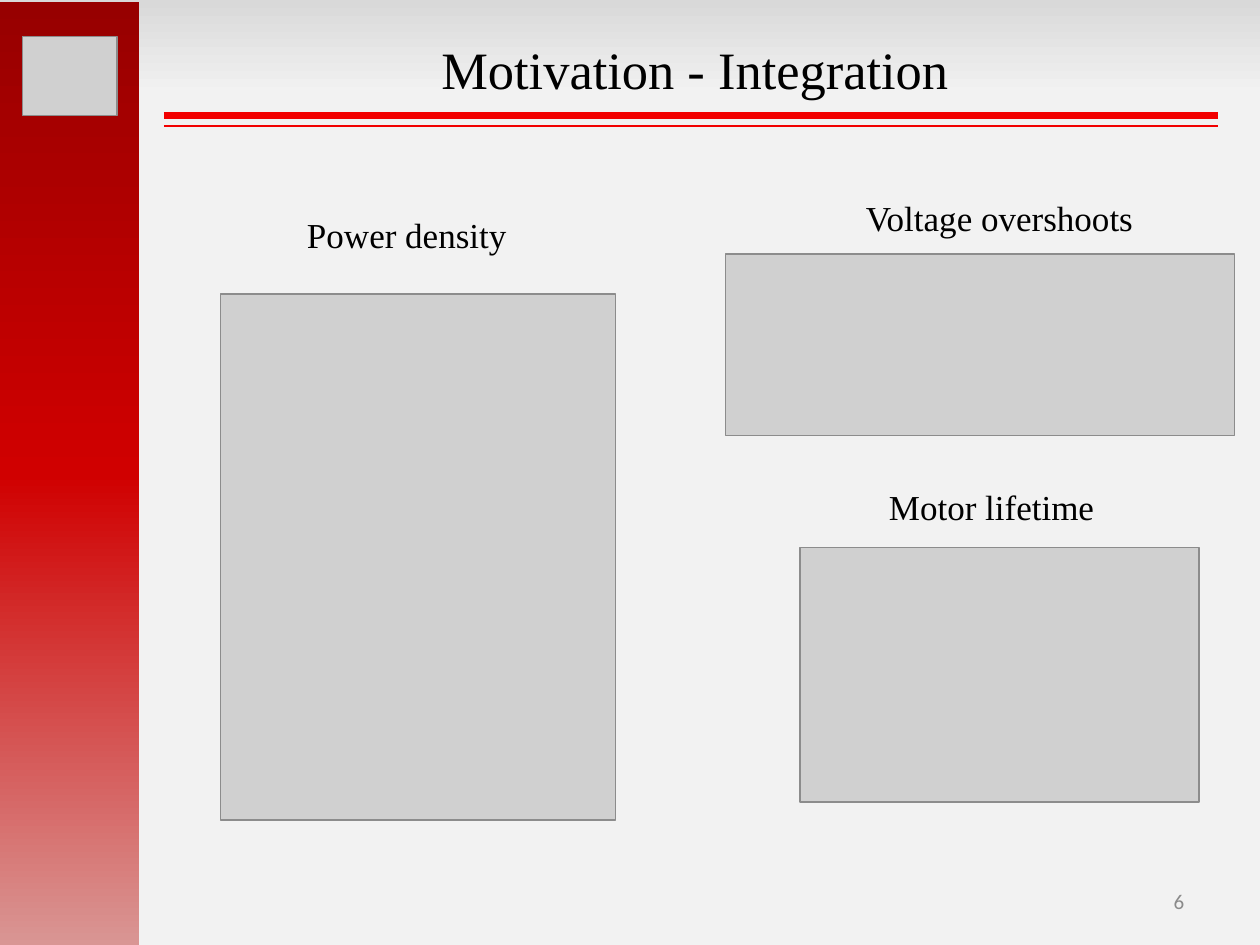
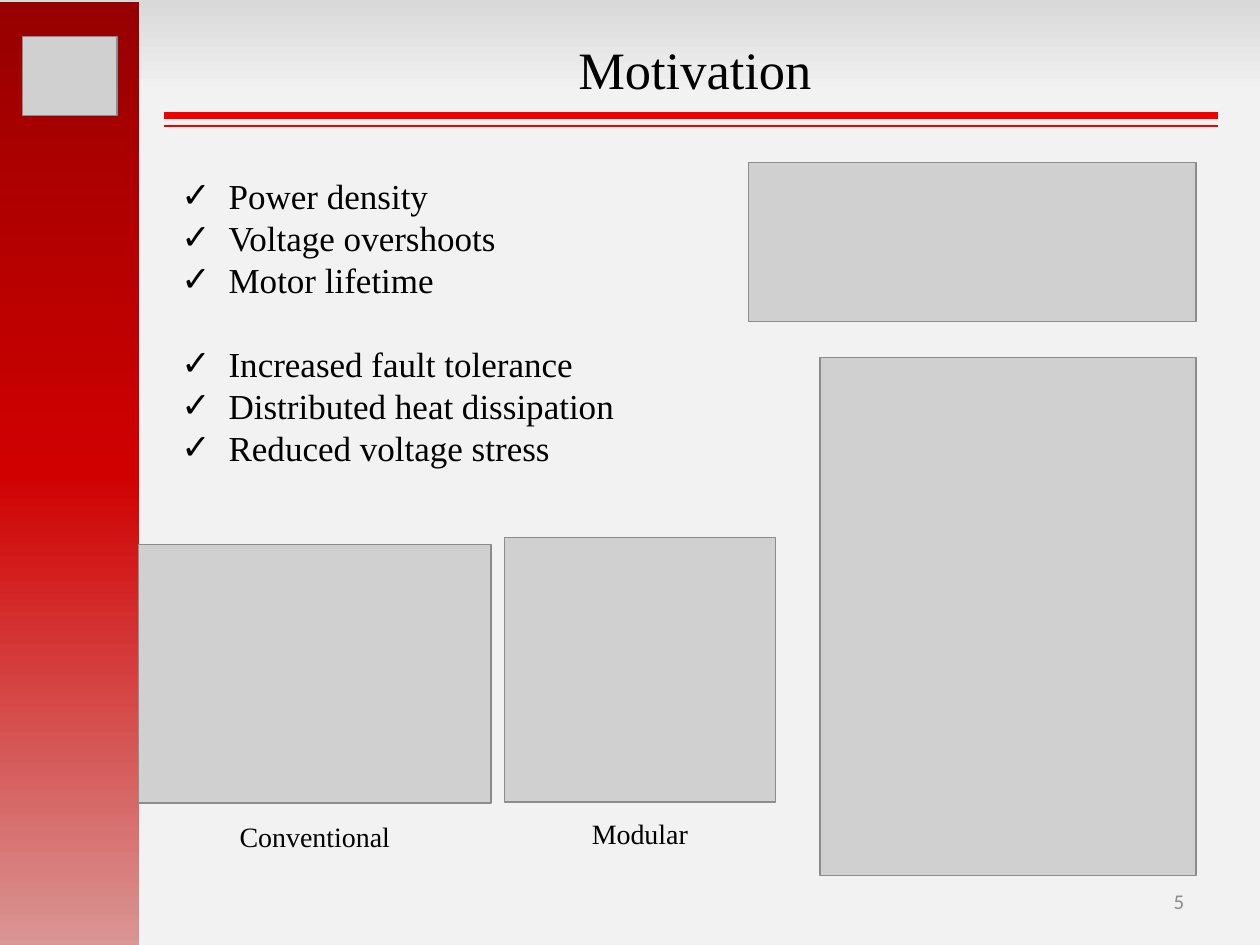
Before and after one commit to hakanpolat/IMMD, a slide deck: slide 5 of GRW2017/sunum/GRW2017_MesutUğur.pptx (slide 6 before the commit). Drawn at 1260x945 pixels with LibreOffice and Linux fonts; fonts in the diff are those of the drawing; grey boxes stand for pictures. Boxes give left, top, right and bottom in pixels: in the first picture for what was removed or moved away, otherwise in the second. Text is boxed around its words. In the diff, an @@ line names an element or a change of style, - is before the commit and + after.

```diff
--- a/GRW2017/sunum/GRW2017_MesutUğur.pptx
+++ b/GRW2017/sunum/GRW2017_MesutUğur.pptx
@@ text at [578,54,811,90]: text changed @@
-Motivation - Integration
+Motivation
@@ text "Power density": place and size @@
-text "Power density" at [307,223,506,255]
+text "Power density" at [229,184,614,468]
@@ picture: place and size @@
-picture at [726,255,1235,436]
+picture at [748,163,1196,321]
@@ text at [229,184,428,216]: alignment centre to left; bullet none to ✓ @@
@@ text removed at [866,206,1133,238] @@
-Voltage overshoots
@@ text at [229,226,614,468]: paragraphs added @@
+✓ Voltage overshoots
+✓ Motor lifetime
+✓ Increased fault tolerance
+✓ Distributed heat dissipation
+✓ Reduced voltage stress
@@ picture removed at [220,294,615,820] @@
@@ picture added at [820,358,1196,876] @@
@@ text removed at [889,495,1094,521] @@
-Motor lifetime
@@ picture added at [505,537,776,801] @@
@@ picture added at [139,544,491,803] @@
@@ picture removed at [800,548,1200,803] @@
@@ text added at [240,827,390,848], 16 pt, text #000000 @@
+Conventional
@@ text added at [592,824,688,845], 16 pt, text #000000 @@
+Modular
@@ page number at [1174,895,1185,909]: text changed @@
-6
+5
```
Also in this commit, not shown: 7 other slides changed, 3 slides removed, 4 other files.
